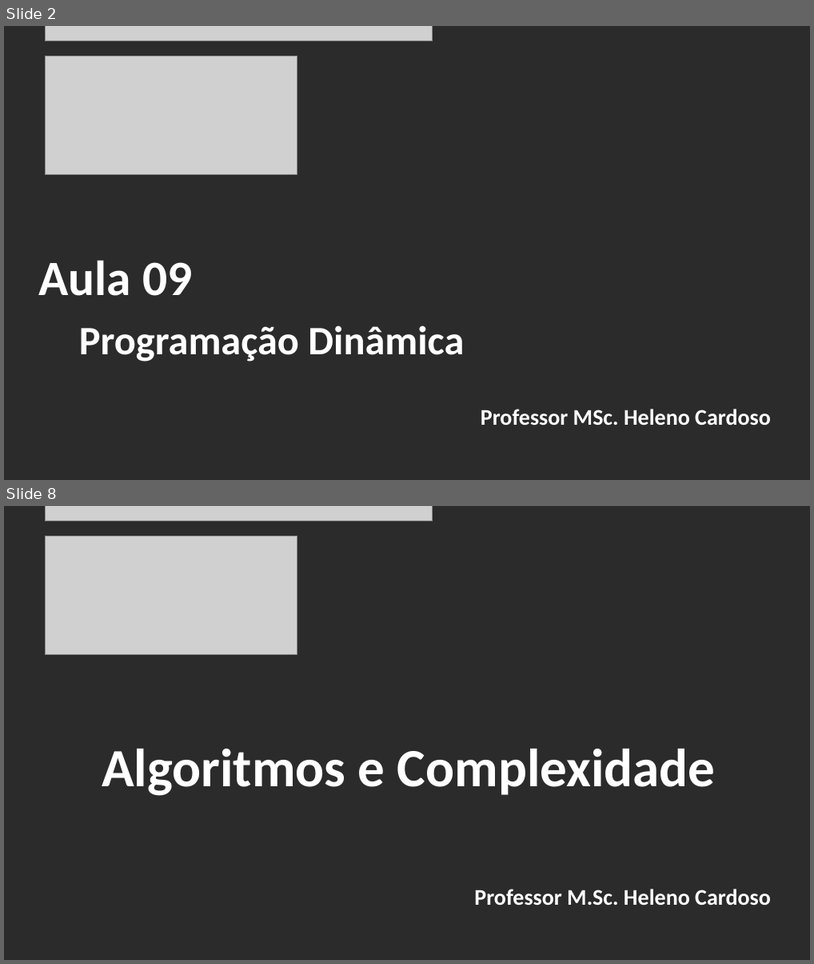
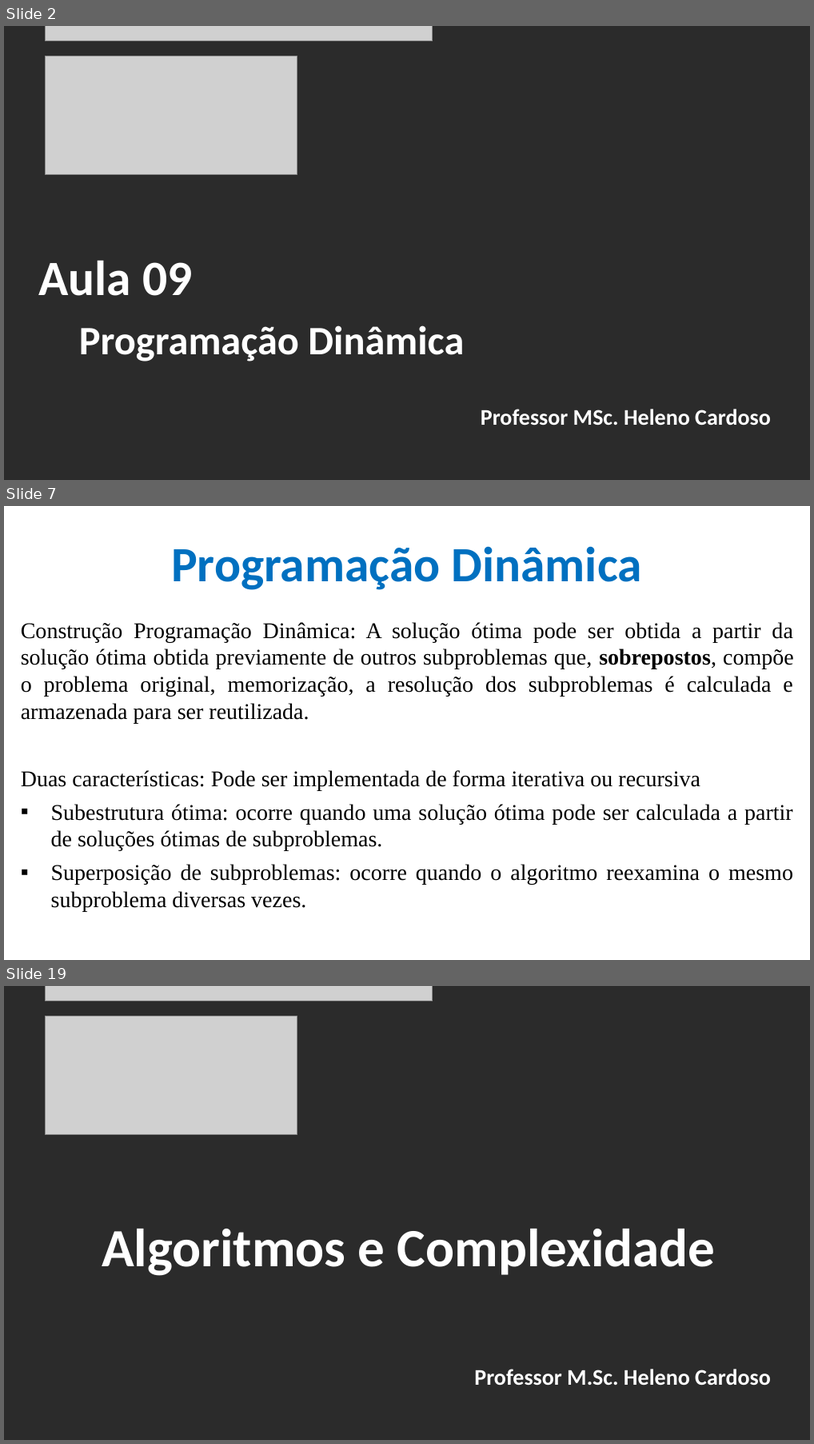
Before and after one commit to CloudEducationBrazil/WydenAlgoritmosEComplexidade, a slide deck: 01 Classes/Aula 09 - Algoritmos e Complexidade - Programação Dinâmica.pptx. Shown one above the other, each under a label of ours: slides 2 and 8 before the commit, slides 2, 7 and 19 after it; the slides between them are not shown. The pictures are 814x964 and 814x1444 pixels, drawn with LibreOffice and Linux fonts; fonts in the diff are those of the drawing; grey boxes stand for pictures; background and template pictures are left out; a plain dark background stands for a picture behind light text. Boxes give left, top, right and bottom in pixels: in the first picture for what was removed or moved away, otherwise in the second. Text is boxed around its words. In the diff, an @@ line names an element or a change of style, - is before the commit and + after.

Commit message:
Alg e Compl - Programação Dinamica 11102025

```diff
--- a/01 Classes/Aula 09 - Algoritmos e Complexidade - Programação Dinâmica.pptx
+++ b/01 Classes/Aula 09 - Algoritmos e Complexidade - Programação Dinâmica.pptx
@@ slide 7 added at (x1=4, y1=506, x2=810, y2=960), background picture (left out) @@
@@ title added at (x1=171, y1=546, x2=642, y2=590), 44 pt, text #0070C0, bold @@
+Programação Dinâmica
@@ text added at (x1=21, y1=622, x2=794, y2=912), 20 pt, text #000000 @@
+Construção Programação Dinâmica: A solução ótima pode ser obtida a partir da solução ótima obtida previamente de outros subproblemas que, sobrepostos, compõe o problema original, memorização, a resolução dos subproblemas é calculada e armazenada para ser reutilizada.
+Duas características: Pode ser implementada de forma iterativa ou recursiva
+▪ Subestrutura ótima: ocorre quando uma solução ótima pode ser calculada a partir de soluções ótimas de subproblemas.
+▪ Superposição de subproblemas: ocorre quando o algoritmo reexamina o mesmo subproblema diversas vezes.
@@ what was slide 8 is now slide 19 @@
```
Also in this commit, not shown: 5 slides changed, 10 other slides added.
